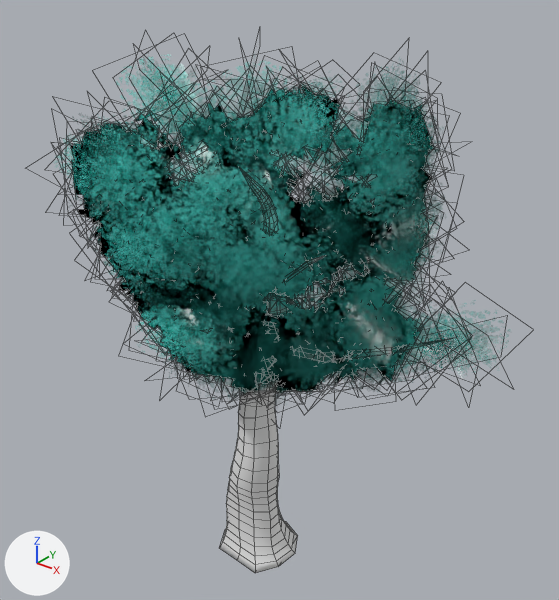
The FBX model Assets/Scenes/Environment Assets/E War Map A/Trees/Tree_M_02.fbx as it was, and as the next commit left it.
Before and after are seen from a 50 mm camera at (8.92, -10.43, 12.83) aimed at (0.21, 0.46, 6.08). The axes (+X, +Y, +Z) are drawn at lower left. The lights are the same throughout. Mesh edges are drawn as thin lines. Where no turn or scale is listed for an object, it has been applied to the vertices.

In view in the first picture: 'Tree_M2_Leaves2', 'Tree_M2_Leaves3', 'Tree_M2_Leaves5', 'Tree_M2_Leaves6', 'Tree_M_02'.
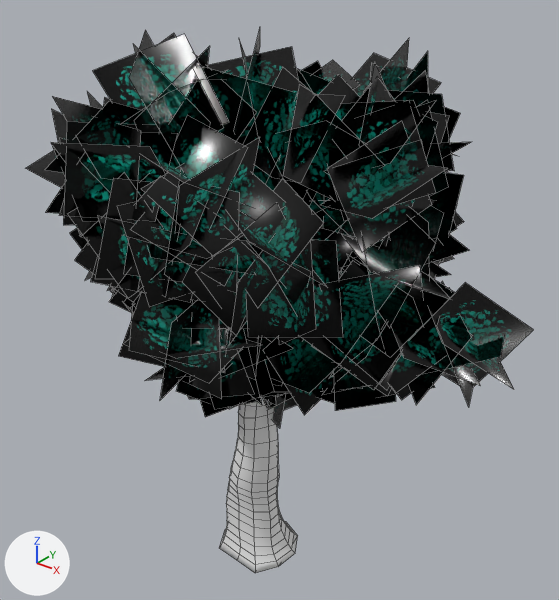
What differs and where, as boxes [x1, y1, x2, y2] in the pictures (559 x 600 px):
'Tree_M2_Leaves5', surface changed: [45, 29, 471, 415] in both
'Tree_M2_Leaves2', surface changed: [118, 292, 293, 417] in both
'Tree_M2_Leaves3', surface changed: [262, 281, 534, 411] in both
'Tree_M2_Leaves6', surface changed: [217, 149, 372, 312] in both
'Tree_M2_Leaves4', surface changed: [25, 109, 100, 243] in both
'Tree_M2_Leaves1', surface changed: [260, 380, 297, 428] in both

Edits to the bpy script that builds the scene:
```text
Change img_medium_leaves_batch_d_png:
    img_medium_leaves_batch_d_png: load_image('Medium_Leaves_Batch_D.png', '../Materials/Textures/Medium_Leaves_Batch_D.png', 2048, 2048, 'Non-Color') -> load_image('Medium_Leaves_Batch_D.png', '../Materials/Textures/Medium_Leaves_Batch_D.png', 2048, 2048, 'sRGB')
Change mat_medium_leaves_batch_001:
    remove n3 = _N.new('ShaderNodeTexImage'); n3.name = 'Image Texture.001'
    remove n3.image = img_medium_leaves_batch_d_png
    where n0 = _N.new('ShaderNodeBsdfPrincipled'); n0.name = 'Principled BSDF'
    remove _L.new(n3.outputs[0], n0.inputs[4])  # 'Color' to 'Alpha'
```
